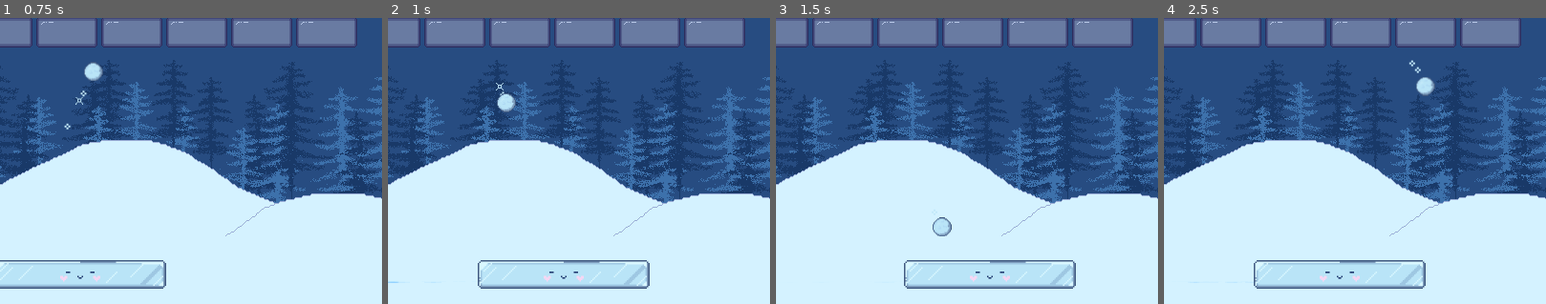
Above: before the commit, frames 1-4 (left to right).
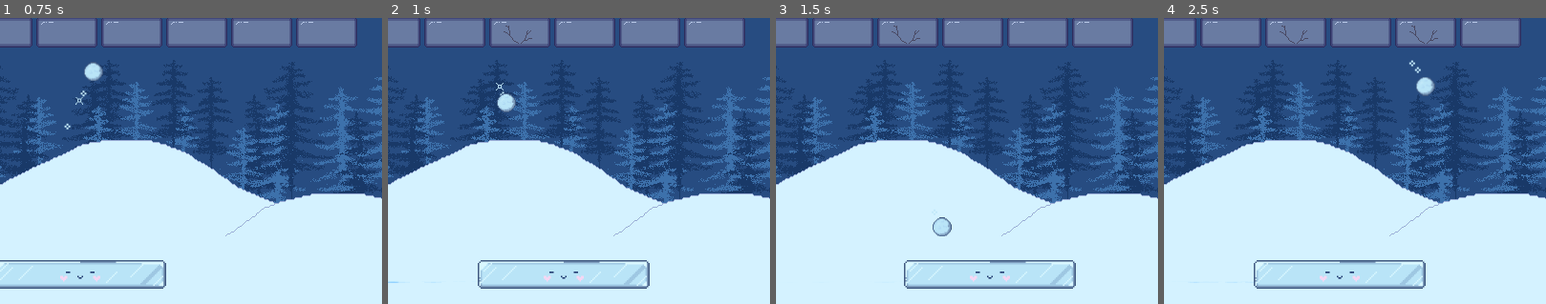
Above: after the commit, the same moments.

Repository: aysieelf/Snow-Break
Game: Godot game, scene res://levels/scenes/main_scene.tscn
Same seed, same stepped clock (60 frames per second), same inputs: the game is played once before the commit and once after it.
Inputs:
- Up to frame 1 (0.75 s): hold Right (move_right) from 0.53 s (still down)
- Up to frame 2 (1 s): keep holding Right (move_right)
- Up to frame 3 (1.5 s): release Right (move_right) at 1.28 s; hold A (move_left) from 1.28 s (still down)
- Up to frame 4 (2.5 s): release A (move_left) at 2.03 s; hold Right (move_right) from 2.03 s (still down)
The pictures show only the part of the screen within x 50-100%, y 49-99%; the shares and areas given below are measured in that part.

Frame 1 is identical in both runs. In frame 2, less than 0.1% of the frame differs, in the area x 30-38%, y 2-9%; in frame 3, less than 0.1%; in frame 4, less than 0.1%, in the area x 30-72%, y 2-9%.

Commit message:
update: snowball.gd to work for all bricks

Diff:
--- a/winter-splinter/levels/scenes/gameplay/snowball.gd
+++ b/winter-splinter/levels/scenes/gameplay/snowball.gd
@@ -16,7 +16,7 @@
 	var collision = move_and_collide(velocity * delta)
 	if collision:
 		var collider = collision.get_collider()
-		if "NormalBrick" in collider.name:
+		if "Brick" in collider.name:
 			collider.take_damage(ball_strength)
 		velocity = velocity.bounce(collision.get_normal())
 
